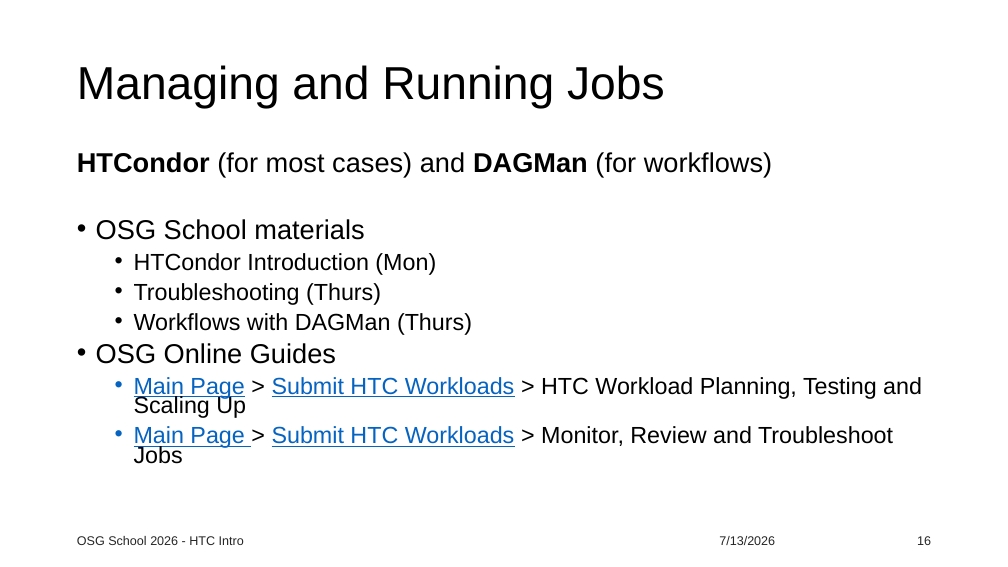
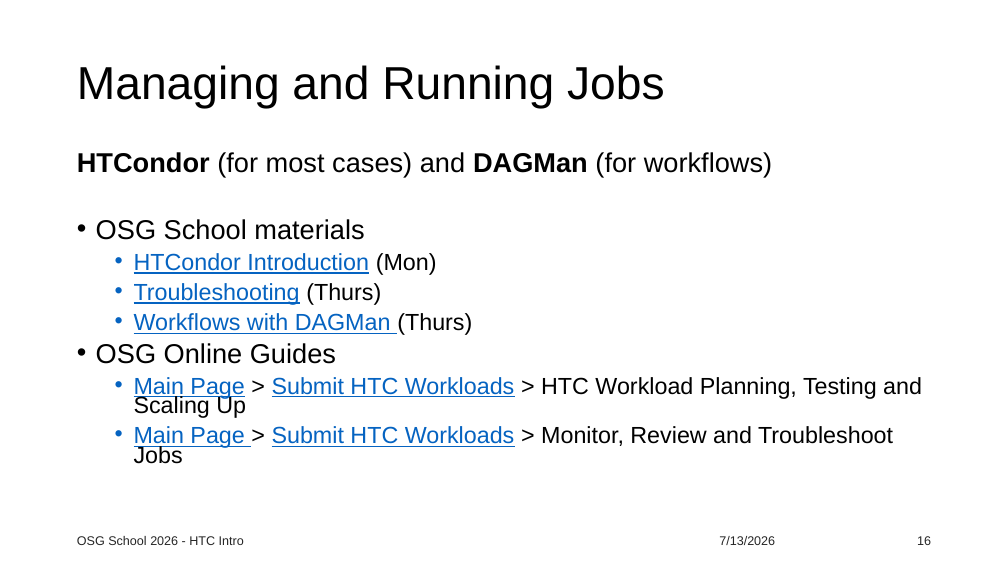
Before and after one commit to osg-htc/school-2026, a slide deck: slide 16 of docs/materials/welcome/files/osgs26-htc-intro.pptx. Drawn at 1008x567 pixels with LibreOffice and Linux fonts; fonts in the diff are those of the drawing; background and template pictures are left out. Boxes give left, top, right and bottom in pixels: in the first picture for what was removed or moved away, otherwise in the second. Text is boxed around its words. In the diff, an @@ line names an element or a change of style, - is before the commit and + after.

Commit message:
pdf copies of intro slides

```diff
--- a/docs/materials/welcome/files/osgs26-htc-intro.pptx
+++ b/docs/materials/welcome/files/osgs26-htc-intro.pptx
@@ text at (134,253,472,335): text colour #000000 to #0563C1, underline on in "HTCondor Introduction", "Troubleshooting", "Workflows with DAGMan" @@
```
Also in this commit, not shown: 2 other slides changed, 3 other files.
